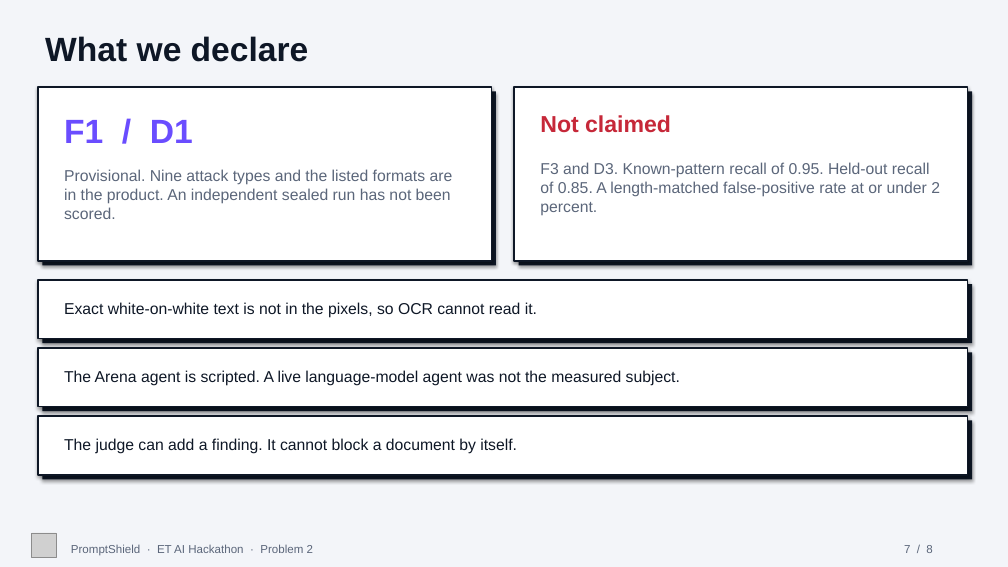
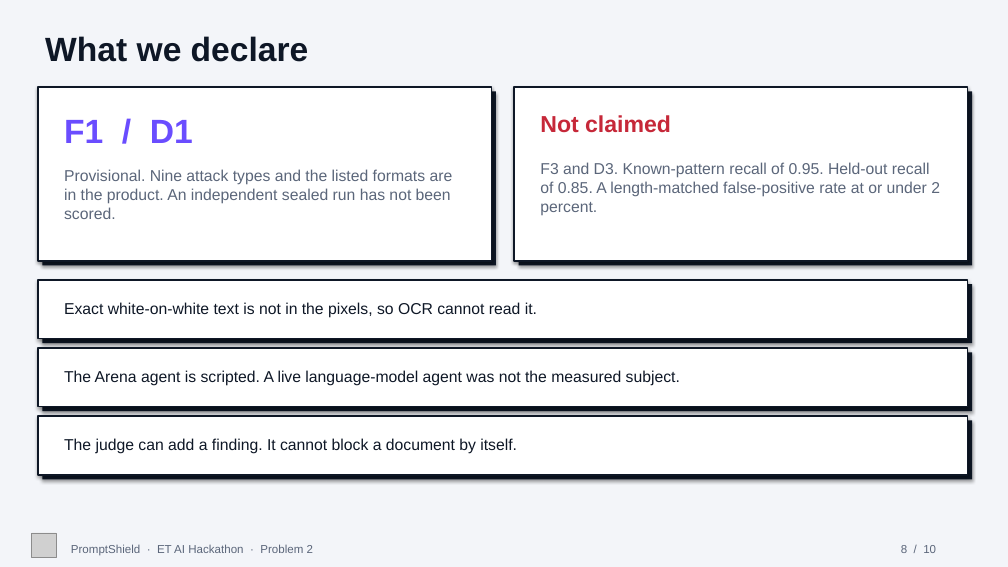
Before and after one commit to Sohamsurve/PromptShield, a slide deck: slide 8 of docs/pitch/PromptShield_pitch.pptx (slide 7 before the commit). Drawn at 1008x567 pixels with LibreOffice and Linux fonts; fonts in the diff are those of the drawing; grey boxes stand for pictures. Boxes give left, top, right and bottom in pixels: in the first picture for what was removed or moved away, otherwise in the second. Text is boxed around its words. In the diff, an @@ line names an element or a change of style, - is before the commit and + after.

```diff
--- a/docs/pitch/PromptShield_pitch.pptx
+++ b/docs/pitch/PromptShield_pitch.pptx
@@ text at (x1=901, y1=545, x2=936, y2=553): text changed @@
-7 / 8
+8 / 10
```
Also in this commit, not shown: 6 other slides changed, 3 slides added, 1 slide removed, 5 other files.
